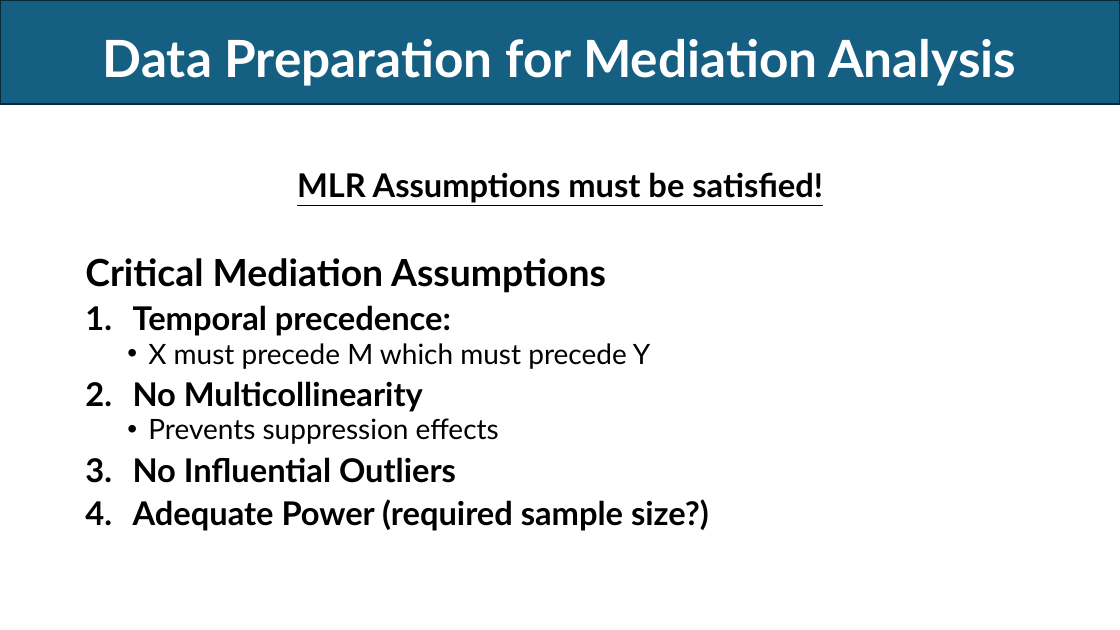
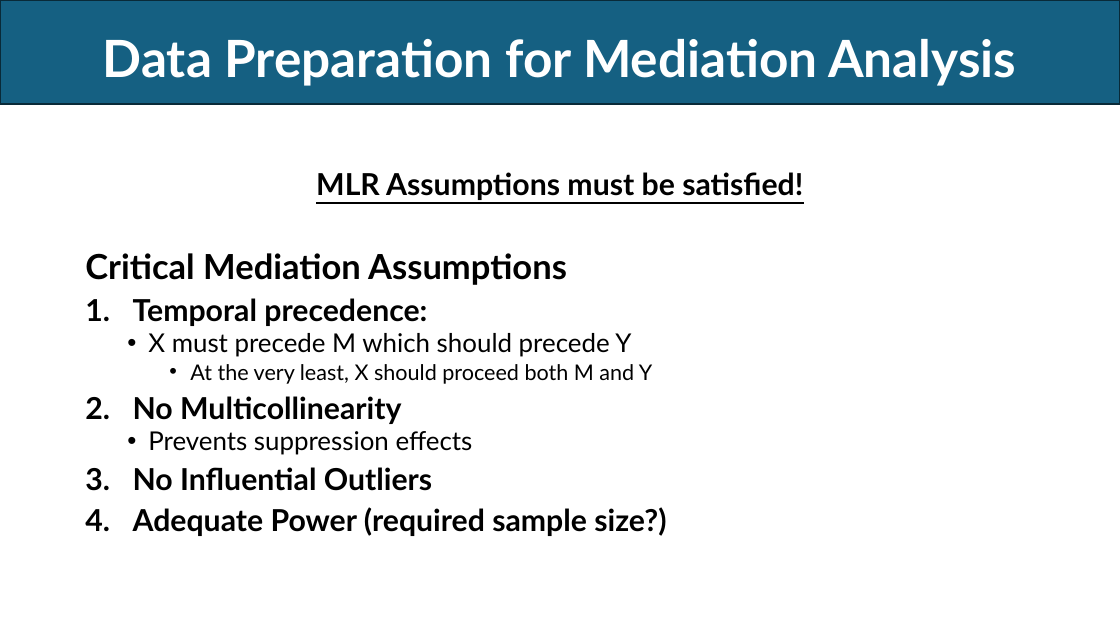
Before and after one commit to EwokOzwok/Data-Analysis-II---CBHPAR-Seminar, a slide deck: slide 17 of Data Analysis II - Mediation and Moderation.pptx (slide 15 before the commit). Drawn at 1120x630 pixels with LibreOffice and Linux fonts; fonts in the diff are those of the drawing. Boxes give left, top, right and bottom in pixels: in the first picture for what was removed or moved away, otherwise in the second. Text is boxed around its words. In the diff, an @@ line names an element or a change of style, - is before the commit and + after.

Commit message:
Final Mediation Updates

```diff
--- a/Data Analysis II - Mediation and Moderation.pptx
+++ b/Data Analysis II - Mediation and Moderation.pptx
@@ text at (85, 172, 803, 536): size 28 to 25.9 pt in "MLR Assumptions must be satisfied!", "Temporal precedence:", "No Multicollinearity", "No Influential Outliers" and 1 more places; size 32 to 29.6 pt in "Critical Mediation Assumptions"; size 24 to 22.2 pt in "Prevents suppression effects" @@
@@ text at (148, 333, 652, 384): text changed; size 24 to 18.5 pt @@
-  • X must precede M which must precede Y
+  • X must precede M which should precede Y
+    • At the very least, X should proceed both M and Y
```
Also in this commit, not shown: 1 other slide changed, 3 slides added, 2 other files.
